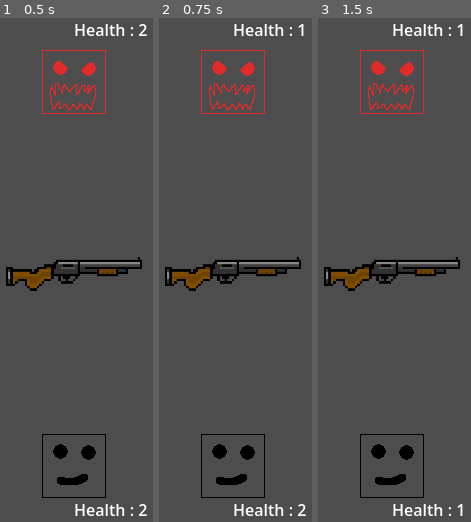
Above: before the commit, frames 1-3 (left to right).
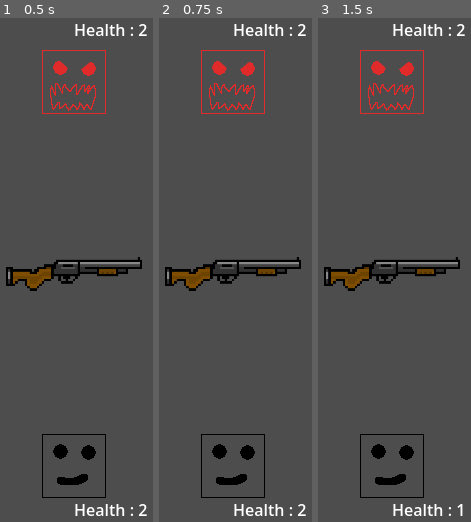
Above: after the commit, the same moments.

Repository: Silvester56/buckshotmiami
Game: Godot game, scene res://scenes/game.tscn
Same seed, same stepped clock (60 frames per second), same inputs: the game is played once before the commit and once after it. This scene is started directly instead of the project's main scene.
Inputs (mouse positions are in pixels of both pictures, inside the frame that each line leads up to):
- Up to frame 1 (0.5 s): no input
- Up to frame 2 (0.75 s): tap Enter at 0.5 s; move the mouse to (232, 83) at 0.52 s; click (232, 83) at 0.67 s
- Up to frame 3 (1.5 s): tap Space at 1.25 s; move the mouse to (391, 466) at 1.27 s; click (391, 466) at 1.42 s

Frame 1 is identical in both runs. In frame 2, less than 0.1% of the frame differs, in the area x 90-97%, y 1-4%; in frame 3, less than 0.1%.

Commit message:
Take shells into account

Diff:
--- a/scripts/game.gd
+++ b/scripts/game.gd
@@ -33,8 +33,14 @@
 		$PauseMenu.show()
 		get_tree().paused = true
 
-func changeHealth(player: bool, delta: int) -> void:
-	if (player):
+func shoot(isPlayer: bool) -> void:
+	if (len(shells) > 0):
+		var current_shell = shells.pop_front()
+		if (current_shell):
+			changeHealth(isPlayer, -1)
+
+func changeHealth(isPlayer: bool, delta: int) -> void:
+	if (isPlayer):
 		playerHealth = clampi(playerHealth + delta, 0, maxPlayerHealth)
 	else:
 		dealerHealth = clampi(dealerHealth + delta, 0, maxDealerHealth)
@@ -54,10 +60,10 @@
 	if event is InputEventMouseButton \
 	and event.button_index == MouseButton.MOUSE_BUTTON_LEFT \
 	and event.is_pressed():
-		changeHealth(false, -1)
+		shoot(false)
 
 func _on_player_area_input_event(viewport: Node, event: InputEvent, shape_idx: int) -> void:
 	if event is InputEventMouseButton \
 	and event.button_index == MouseButton.MOUSE_BUTTON_LEFT \
 	and event.is_pressed():
-		changeHealth(true, -1)
+		shoot(true)
